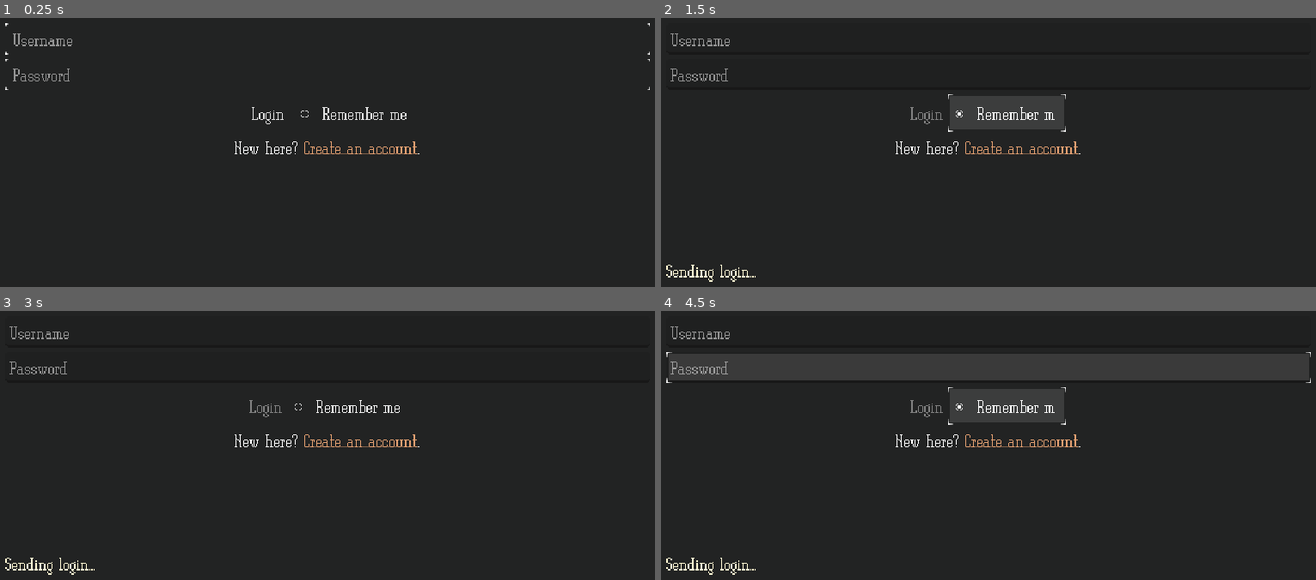
Above: before the commit, frames 1-4 (two rows, left to right).
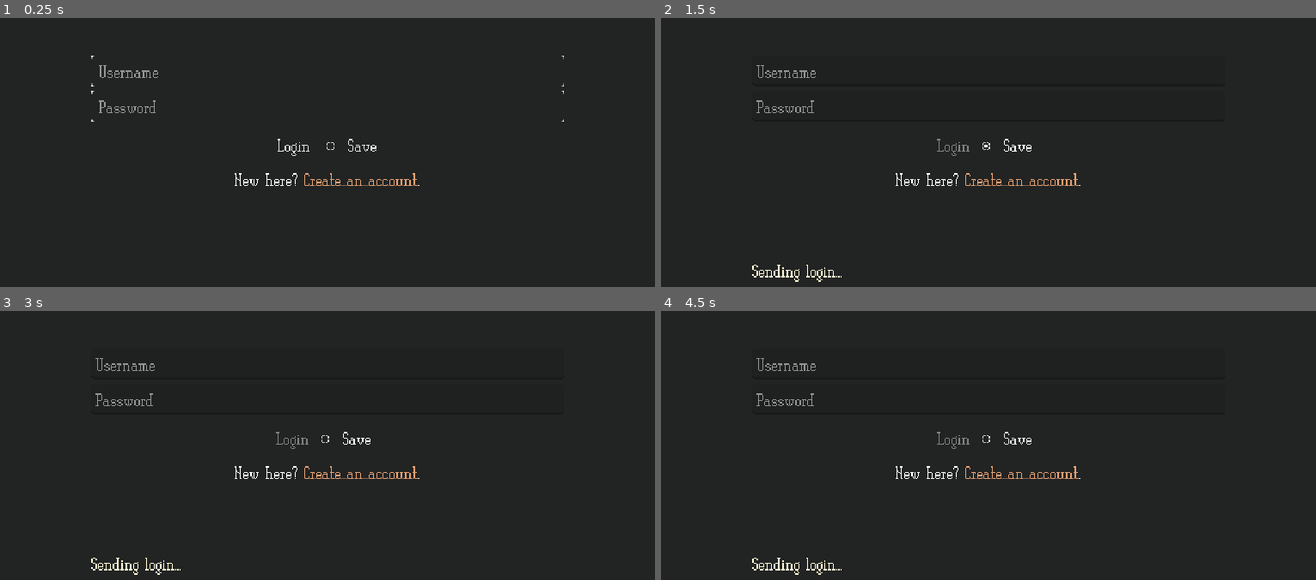
Above: after the commit, the same moments.

Repository: tristanbatchler/TwilightGroveOnline
Game: Godot game, scene res://states/connected/connected.tscn
The game is run twice, just before and just after one commit, with the same random seed, the same clock (stepped at 60 frames per second) and the same inputs. This scene is started directly instead of the project's main scene.
Inputs (mouse positions are in pixels of both pictures, inside the frame that each line leads up to):
- Up to frame 1 (0.25 s): no input
- Up to frame 2 (1.5 s): click "Remember me" (after the commit: "Save") at 0.5 s; click "Login" at 1.25 s
- Up to frame 3 (3 s): tap Enter at 2 s; move the mouse to (outside the picture) at 2.02 s; press the mouse at (outside the picture) at 2.03 s; hold Right (move_right) 2.03-2.78 s; tap Space at 2.75 s; move the mouse to (189, 507) at 2.77 s; release the mouse at (189, 507) at 2.78 s; hold Down (move_down) from 2.78 s (still down); click (189, 507) at 2.85 s
- Up to frame 4 (4.5 s): tap Enter at 3.5 s; move the mouse to (1054, 402) at 3.52 s; release Down (move_down) at 3.53 s; press the mouse at (1054, 402) at 3.53 s; hold Right (move_right) 3.53-4.28 s; tap Space at 4.25 s; move the mouse to (955, 563) at 4.27 s; release the mouse at (955, 563) at 4.28 s; hold Up (move_up) from 4.28 s (still down); click (955, 563) at 4.35 s

The runs differ from the first frame. In frame 1, 1.4% of the frame differs, in the area x 0-100%, y 1-63%; in frame 2, 3.7%; in frame 3, 1.6%; in frame 4, 11%, in the area x 0-100%, y 5-99%.

Commit message:
Update UI themes and login form: adjust margins in connected state, modify content margins in ornate theme, and rename checkbox text to 'Save'.

Diff:
--- a/client/resources/theme/ornate-theme.tres
+++ b/client/resources/theme/ornate-theme.tres
@@ -79,18 +79,15 @@
 
 [sub_resource type="StyleBoxTexture" id="11"]
 content_margin_left = 7.0
+content_margin_top = 7.0
 content_margin_right = 7.0
-texture = ExtResource("1")
-texture_margin_left = 5.0
-texture_margin_top = 5.0
-texture_margin_right = 5.0
-texture_margin_bottom = 5.0
+content_margin_bottom = 7.0
 region_rect = Rect2(34, 66, 12, 12)
 
 [sub_resource type="StyleBoxTexture" id="12"]
 content_margin_left = 7.0
 content_margin_top = 7.0
-content_margin_right = 4.0
+content_margin_right = 7.0
 content_margin_bottom = 7.0
 texture = ExtResource("1")
 region_rect = Rect2(-23, 15, 13, 8)
--- a/client/states/connected/connected.tscn
+++ b/client/states/connected/connected.tscn
@@ -18,9 +18,9 @@
 grow_horizontal = 2
 grow_vertical = 2
 theme = ExtResource("1_xi3ng")
-theme_override_constants/margin_left = 20
-theme_override_constants/margin_top = 20
-theme_override_constants/margin_right = 20
+theme_override_constants/margin_left = 100
+theme_override_constants/margin_top = 50
+theme_override_constants/margin_right = 100
 theme_override_constants/margin_bottom = 20
 
 [node name="VBoxContainer" type="VBoxContainer" parent="CanvasLayer/MarginContainer"]
--- a/client/ui/login_form/login_form.tscn
+++ b/client/ui/login_form/login_form.tscn
@@ -31,4 +31,4 @@
 
 [node name="RememberCheckBox" type="CheckBox" parent="HBoxContainer"]
 layout_mode = 2
-text = "Remember me"
+text = "Save"
